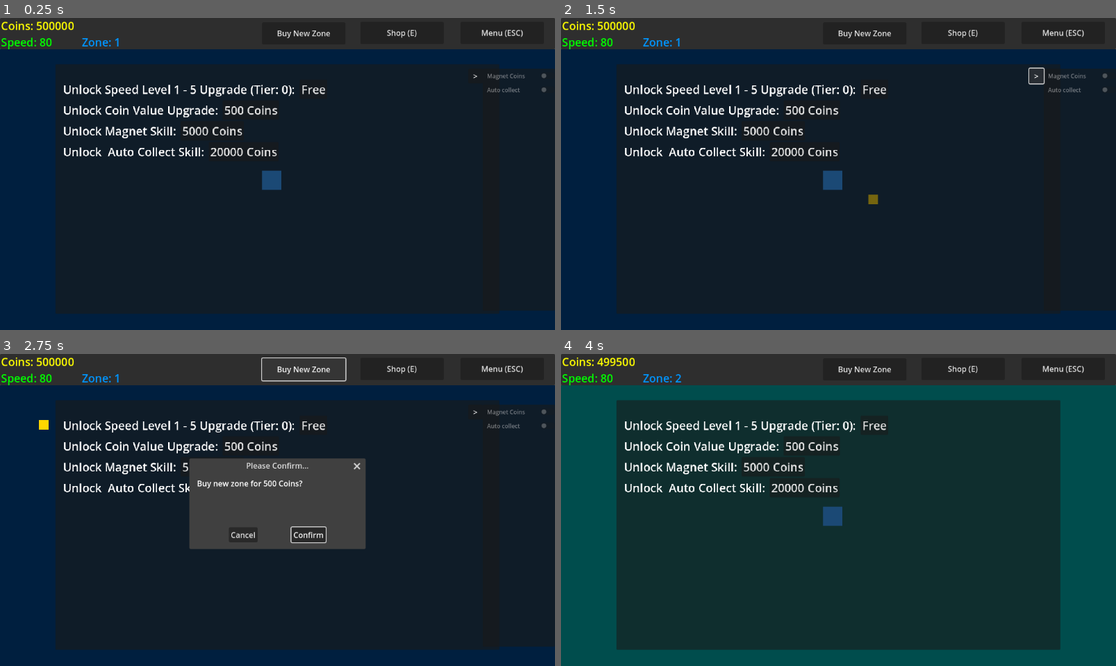
Above: before the commit, frames 1-4 (two rows, left to right).
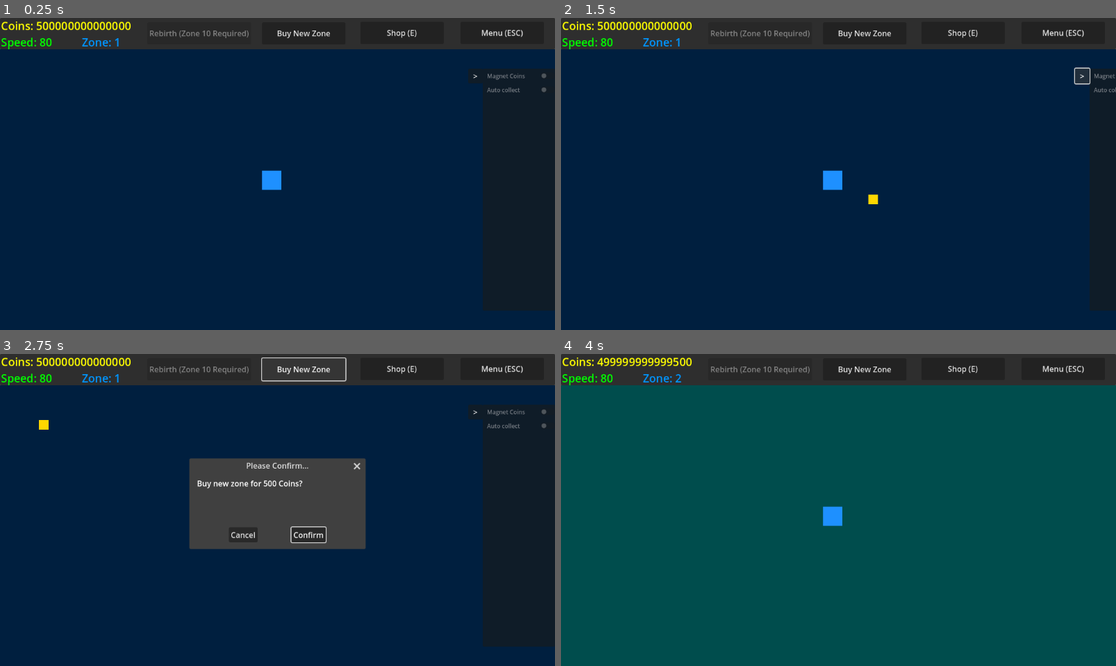
Above: after the commit, the same moments.

Repository: CD1FOX/golden-grind
Game: Godot game, scene res://Scenes/Worlds/Zone 1 - 10/zone1.tscn
Same seed, same stepped clock (60 frames per second), same inputs: the game is played once before the commit and once after it.
Inputs:
- Up to frame 1 (0.25 s): no input
- Up to frame 2 (1.5 s): click ">" at 0.5 s; click "<" at 1.25 s
- Up to frame 3 (2.75 s): click "Buy New Zone" at 2 s
- Up to frame 4 (4 s): click "Buy New Zone" at 2.75 s; click "Confirm" at 3.5 s

The runs differ from the first frame. In frame 1, 4.7% of the frame differs, in the area x 11-59%, y 1-56%; in frame 2, 7.4%; in frame 3, 3.0%; in frame 4, 64%, in the area x 10-90%, y 1-95%.

Commit message:
Updated
feat: Added Animation in Side Bar UI

Diff:
--- a/Global/Global.gd
+++ b/Global/Global.gd
@@ -1,6 +1,6 @@
 extends Node
 
-var coin = 500000
+var coin = 500000000000000
 
 #Zones
 var last_zone_level = 1
--- a/Scenes/UI/Main Screen/Side Bar/side_ui.gd
+++ b/Scenes/UI/Main Screen/Side Bar/side_ui.gd
@@ -4,8 +4,10 @@
 @onready var background_UI = $Panel
 @onready var G = Global
 
+@onready var magnet_toggle = $Panel/VBoxContainer/Magnet
 @onready var auto_collect_toggle = $Panel/VBoxContainer/AutoCollect
-@onready var magnet_toggle = $Panel/VBoxContainer/Magnet
+
+var tween
 
 func _process(_delta: float) -> void:
 	if not G.auto_collect_purchase:
@@ -18,14 +20,20 @@
 	else:
 		magnet_toggle.disabled = false
 
+func side_bar_animate(background_pos_x, button_pos_x, text):
+	if tween:
+		tween.kill()
+
+	tween = create_tween()
+	tween.tween_property(show_hide_button, "position", Vector2(button_pos_x, 105), .5)
+	tween.parallel().tween_property(background_UI, "position", Vector2(background_pos_x, 105), .5)
+	show_hide_button.text = text
+
 func _on_visibility_button_toggled(toggled_on: bool) -> void:
-	background_UI.visible = !background_UI.visible
 	if toggled_on:
-		show_hide_button.position = Vector2(1122.0, 105.0)
-		show_hide_button.text = "<"
+		side_bar_animate(1152.0 ,1122.0, "<")
 	else:
-		show_hide_button.position = Vector2(972.0, 105.0)
-		show_hide_button.text = ">"
+		side_bar_animate(1002.0 ,972.0, ">")
 
 func _on_auto_collect_pressed() -> void:
 	G.auto_collect = !G.auto_collect
--- /dev/null
+++ b/Scenes/UI/Main Screen/Side Bar/side_ui.tscn
@@ -0,0 +1,47 @@
+[gd_scene load_steps=2 format=3 uid="uid://bqq7dwjlp2x0j"]
+
+[ext_resource type="Script" uid="uid://ba4h2yt4enqw5" path="res://Scenes/UI/Main Screen/Side Bar/side_ui.gd" id="1_gsy47"]
+
+[node name="SideUI" type="Control"]
+layout_mode = 3
+anchors_preset = 0
+offset_right = 40.0
+offset_bottom = 40.0
+script = ExtResource("1_gsy47")
+
+[node name="Panel" type="Panel" parent="."]
+layout_mode = 0
+offset_left = 1002.0
+offset_top = 105.0
+offset_right = 1152.0
+offset_bottom = 608.0
+
+[node name="VBoxContainer" type="VBoxContainer" parent="Panel"]
+layout_mode = 0
+offset_left = 3.0
+offset_top = 3.0
+offset_right = 157.0
+offset_bottom = 27.0
+
+[node name="Magnet" type="CheckButton" parent="Panel/VBoxContainer"]
+layout_mode = 2
+theme_override_font_sizes/font_size = 12
+text = "Magnet Coins"
+
+[node name="AutoCollect" type="CheckButton" parent="Panel/VBoxContainer"]
+layout_mode = 2
+theme_override_font_sizes/font_size = 12
+text = "Auto collect "
+
+[node name="VisibilityButton" type="Button" parent="."]
+layout_mode = 0
+offset_left = 972.0
+offset_top = 105.0
+offset_right = 1002.0
+offset_bottom = 136.0
+toggle_mode = true
+text = ">"
+
+[connection signal="pressed" from="Panel/VBoxContainer/Magnet" to="." method="_on_magnet_pressed"]
+[connection signal="pressed" from="Panel/VBoxContainer/AutoCollect" to="." method="_on_auto_collect_pressed"]
+[connection signal="toggled" from="VisibilityButton" to="." method="_on_visibility_button_toggled"]
--- a/Scenes/UI/Main Screen/Upper UI/Upper_UI.gd
+++ b/Scenes/UI/Main Screen/Upper UI/Upper_UI.gd
@@ -6,6 +6,7 @@
 @onready var shop_popup = $ShopPopup
 @onready var confirmation_dialog = $BuyZone/ConfirmationDialog
 @onready var accept_dialog = $BuyZone/AcceptDialog
+@onready var rebirth_button = $Rebirth
 
 @onready var G = Global
 
@@ -14,6 +15,11 @@
 	speed_label.text = "Speed: %d" % G.speed
 	zone_level.text = "Zone: %d" % G.current_zone_level
 	confirmation_dialog.dialog_text = "Buy new zone for %d Coins?" % G.zone_price
+
+	if G.current_zone_level >= 10:
+		rebirth_button.disabled = false
+	else:
+		rebirth_button.disabled = true
 
 func _on_shop_pressed() -> void:
 	shop_popup.visible = !shop_popup.visible
@@ -42,3 +48,7 @@
 	else:
 		accept_dialog.dialog_text = "Not enough coins! (need %d coins more)" % (G.coin - G.zone_price)
 		accept_dialog.visible = true
+
+
+func _on_rebirth_pressed() -> void:
+	pass # Replace with function body.
--- a/Scenes/UI/Main Screen/Upper UI/upper_ui.tscn
+++ b/Scenes/UI/Main Screen/Upper UI/upper_ui.tscn
@@ -39,6 +39,26 @@
 dialog_text = "Buy new zone for 500 Coins?"
 
 [node name="AcceptDialog" type="AcceptDialog" parent="BuyZone"]
+oversampling_override = 1.0
+initial_position = 1
+size = Vector2i(350, 150)
+
+[node name="Rebirth" type="Button" parent="."]
+layout_mode = 0
+offset_left = 306.0
+offset_top = 9.0
+offset_right = 521.0
+offset_bottom = 55.0
+text = "Rebirth (Zone 10 Required)"
+
+[node name="ConfirmationDialog" type="ConfirmationDialog" parent="Rebirth"]
+oversampling_override = 1.0
+initial_position = 1
+size = Vector2i(350, 150)
+ok_button_text = "Confirm"
+dialog_text = "Buy new zone for 500 Coins?"
+
+[node name="AcceptDialog" type="AcceptDialog" parent="Rebirth"]
 oversampling_override = 1.0
 initial_position = 1
 size = Vector2i(350, 150)
@@ -86,3 +106,5 @@
 [connection signal="pressed" from="Shop" to="." method="_on_shop_pressed"]
 [connection signal="pressed" from="BuyZone" to="." method="_on_buy_zone_pressed"]
 [connection signal="confirmed" from="BuyZone/ConfirmationDialog" to="." method="_on_confirmation_dialog_confirmed"]
+[connection signal="pressed" from="Rebirth" to="." method="_on_rebirth_pressed"]
+[connection signal="confirmed" from="Rebirth/ConfirmationDialog" to="." method="_on_confirmation_dialog_confirmed"]
--- a/Scenes/UI/Shop/shop_popup.tscn
+++ b/Scenes/UI/Shop/shop_popup.tscn
@@ -7,6 +7,7 @@
 [ext_resource type="Script" uid="uid://dwqg77c1lhf5e" path="res://Scenes/UI/Shop/auto_collect.gd" id="5_riy28"]
 
 [node name="ShopPopup" type="Control"]
+visible = false
 layout_mode = 3
 anchors_preset = 0
 offset_right = 40.0
--- a/Scenes/Worlds/Zone 1 - 10/zone1.tscn
+++ b/Scenes/Worlds/Zone 1 - 10/zone1.tscn
@@ -3,7 +3,7 @@
 [ext_resource type="PackedScene" uid="uid://bqgupc5q011e8" path="res://Scenes/Logic/Coin Spawner/coin_spawner.tscn" id="1_i0411"]
 [ext_resource type="PackedScene" uid="uid://dd64hgbnd46mj" path="res://Scenes/Entitys/Player/player.tscn" id="2_qp65r"]
 [ext_resource type="PackedScene" uid="uid://bm6tvdknmjfn2" path="res://Scenes/UI/Main Screen/Upper UI/upper_ui.tscn" id="3_4sxuh"]
-[ext_resource type="Script" uid="uid://ba4h2yt4enqw5" path="res://Scenes/UI/Main Screen/Side Bar/side_ui.gd" id="4_i0411"]
+[ext_resource type="PackedScene" uid="uid://bqq7dwjlp2x0j" path="res://Scenes/UI/Main Screen/Side Bar/side_ui.tscn" id="4_i0411"]
 
 [node name="Zone1" type="Node2D"]
 
@@ -19,46 +19,4 @@
 
 [node name="UpperUI" parent="." instance=ExtResource("3_4sxuh")]
 
-[node name="SideUI" type="Control" parent="."]
-layout_mode = 3
-anchors_preset = 0
-offset_right = 40.0
-offset_bottom = 40.0
-script = ExtResource("4_i0411")
-
-[node name="Panel" type="Panel" parent="SideUI"]
-layout_mode = 0
-offset_left = 1002.0
-offset_top = 105.0
-offset_right = 1152.0
-offset_bottom = 608.0
-
-[node name="VBoxContainer" type="VBoxContainer" parent="SideUI/Panel"]
-layout_mode = 0
-offset_left = 3.0
-offset_top = 3.0
-offset_right = 157.0
-offset_bottom = 27.0
-
-[node name="Magnet" type="CheckButton" parent="SideUI/Panel/VBoxContainer"]
-layout_mode = 2
-theme_override_font_sizes/font_size = 12
-text = "Magnet Coins"
-
-[node name="AutoCollect" type="CheckButton" parent="SideUI/Panel/VBoxContainer"]
-layout_mode = 2
-theme_override_font_sizes/font_size = 12
-text = "Auto collect "
-
-[node name="VisibilityButton" type="Button" parent="SideUI"]
-layout_mode = 0
-offset_left = 972.0
-offset_top = 105.0
-offset_right = 1002.0
-offset_bottom = 136.0
-toggle_mode = true
-text = ">"
-
-[connection signal="pressed" from="SideUI/Panel/VBoxContainer/Magnet" to="SideUI" method="_on_magnet_pressed"]
-[connection signal="pressed" from="SideUI/Panel/VBoxContainer/AutoCollect" to="SideUI" method="_on_auto_collect_pressed"]
-[connection signal="toggled" from="SideUI/VisibilityButton" to="SideUI" method="_on_visibility_button_toggled"]
+[node name="SideUI" parent="." instance=ExtResource("4_i0411")]
